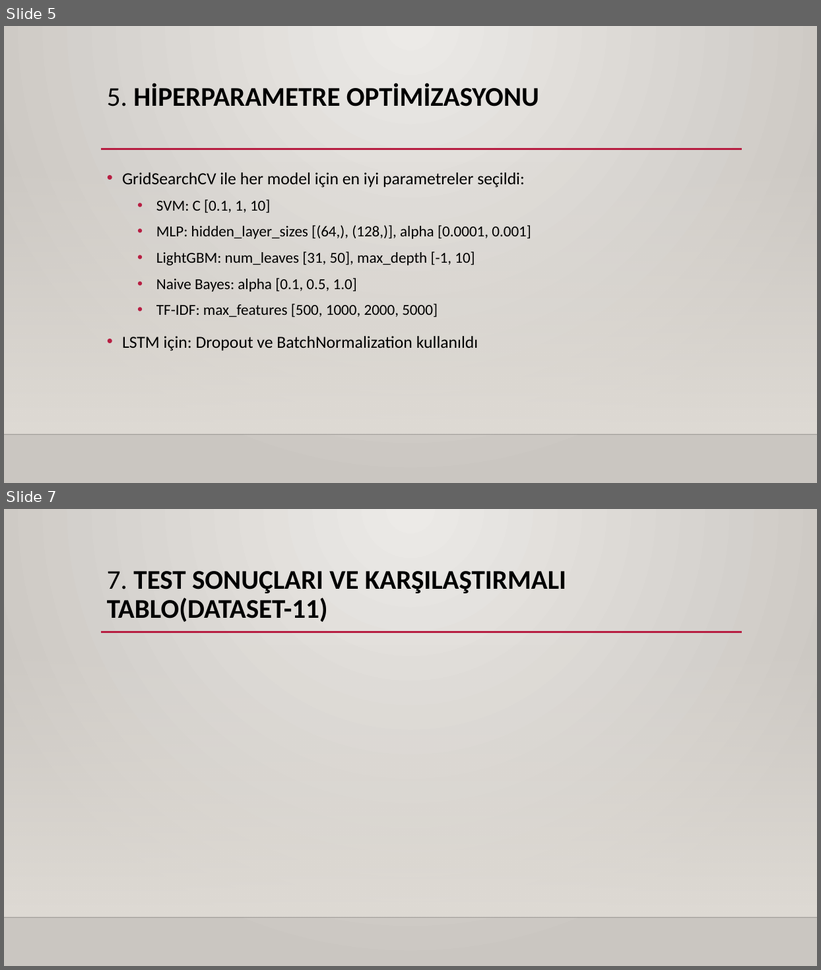
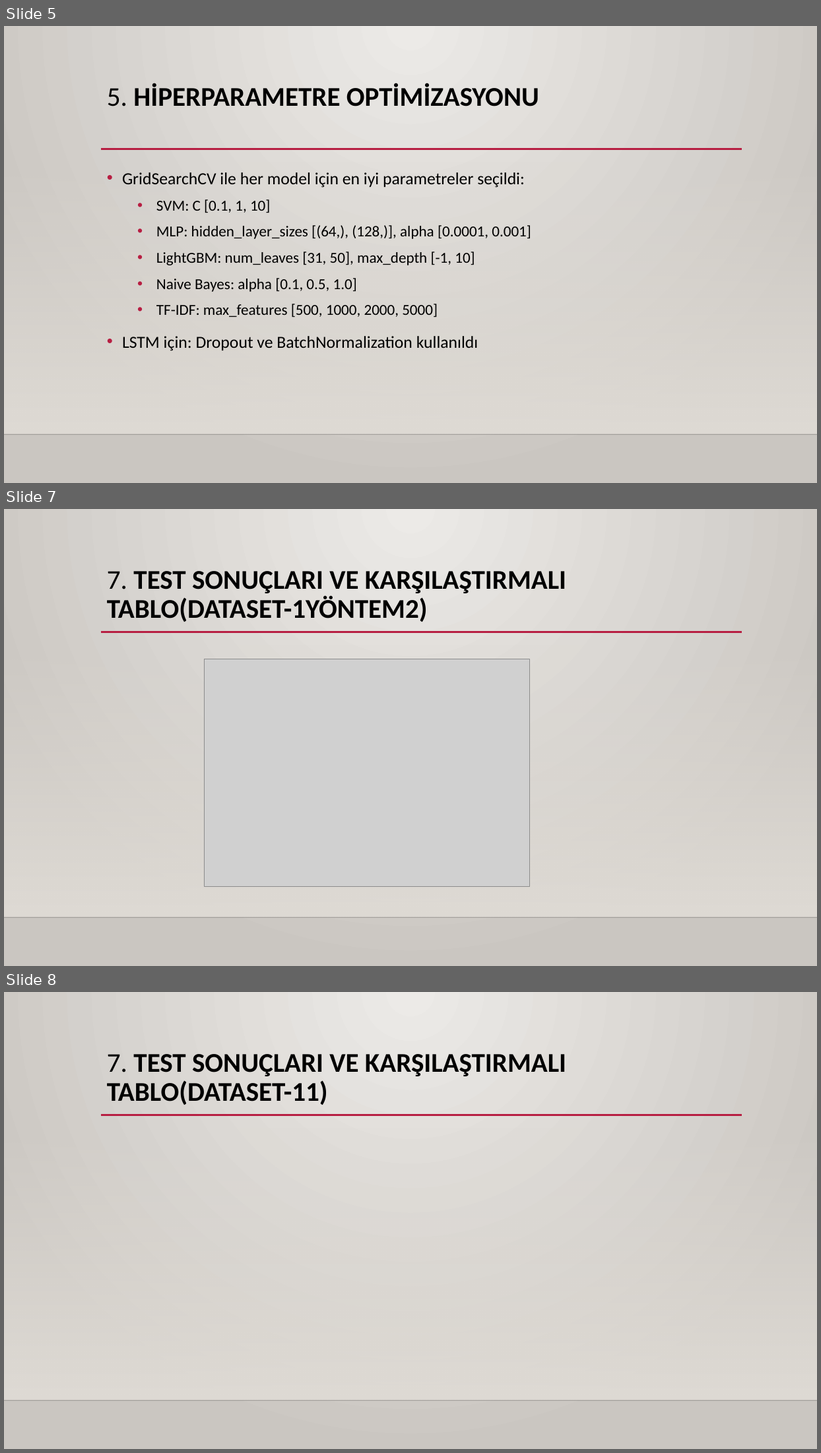
Before and after one commit to KayRARE/470-FakeReviewDetection, a slide deck: SUNUM.pptx. Shown one above the other, each under a label of ours: slides 5 and 7 before the commit, slides 5, 7 and 8 after it; the slides between them are not shown. The pictures are 821x970 and 821x1453 pixels, drawn with LibreOffice and Linux fonts; fonts in the diff are those of the drawing; grey boxes stand for pictures; background and template pictures are left out. Boxes give left, top, right and bottom in pixels: in the first picture for what was removed or moved away, otherwise in the second. Text is boxed around its words. In the diff, an @@ line names an element or a change of style, - is before the commit and + after.

```diff
--- a/SUNUM.pptx
+++ b/SUNUM.pptx
@@ slide 7 added at box(4, 509, 817, 966), background gradient #ECEAE7 to #CAC7C1; not listed: 3 template elements that a slide beside it also shows @@
@@ title added at box(107, 571, 566, 622), 32 pt, text #000000, bold @@
+7. TEST SONUÇLARI VE KARŞILAŞTIRMALI TABLO(DATASET-1YÖNTEM2)
@@ picture added at box(204, 659, 530, 887) @@
@@ what was slide 7 is now slide 8 @@
```
Also in this commit, not shown: 1 slide changed, 1 other slide added, 39 other files.
